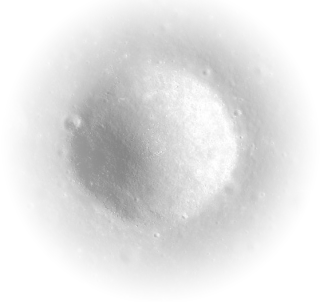
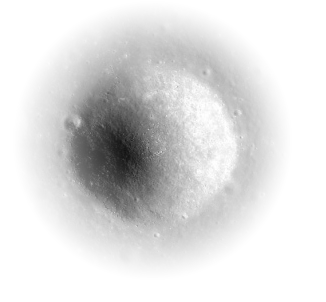
Layer changes from the first (326, 302) image to the second:
painted on "Layer 1" over bbox(5, 0, 316, 300)
